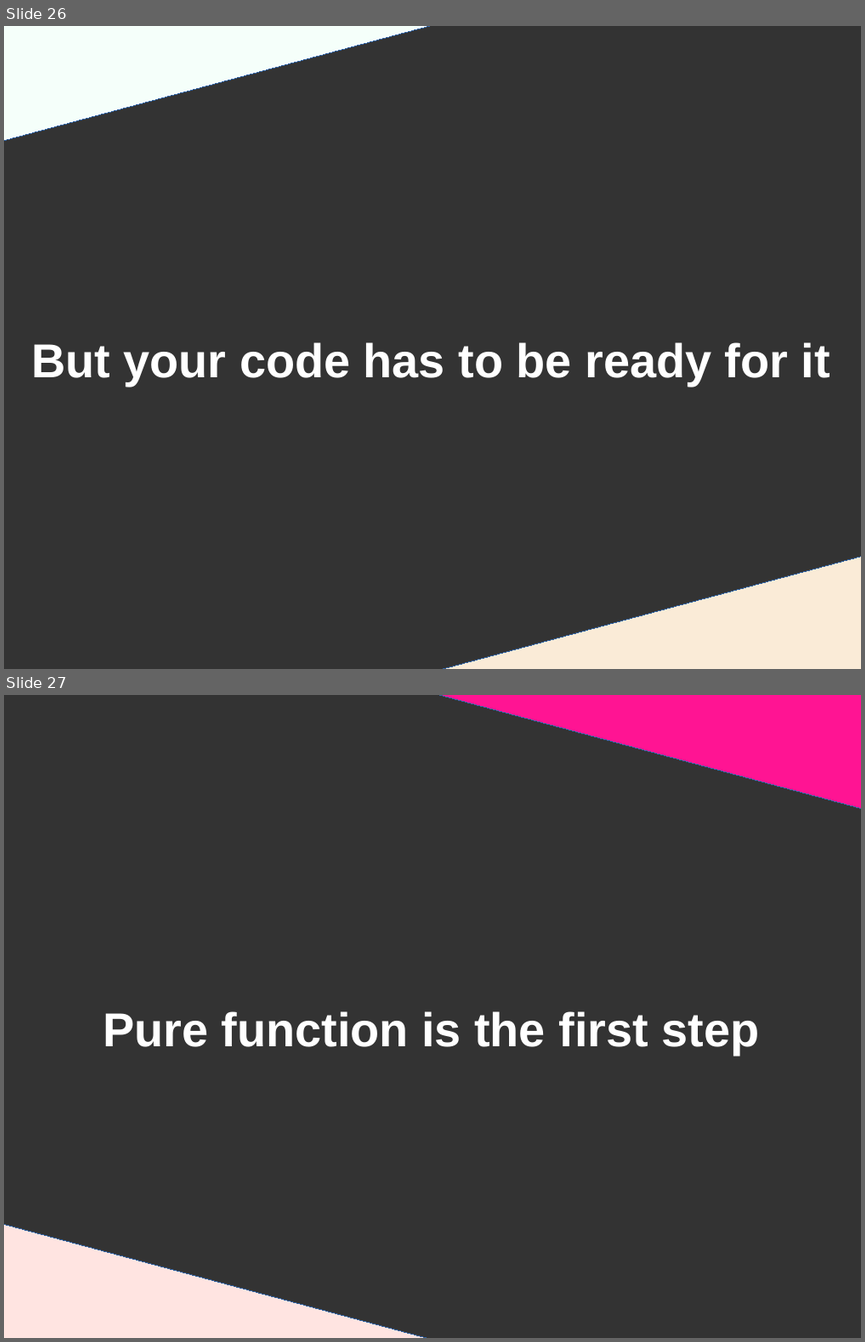
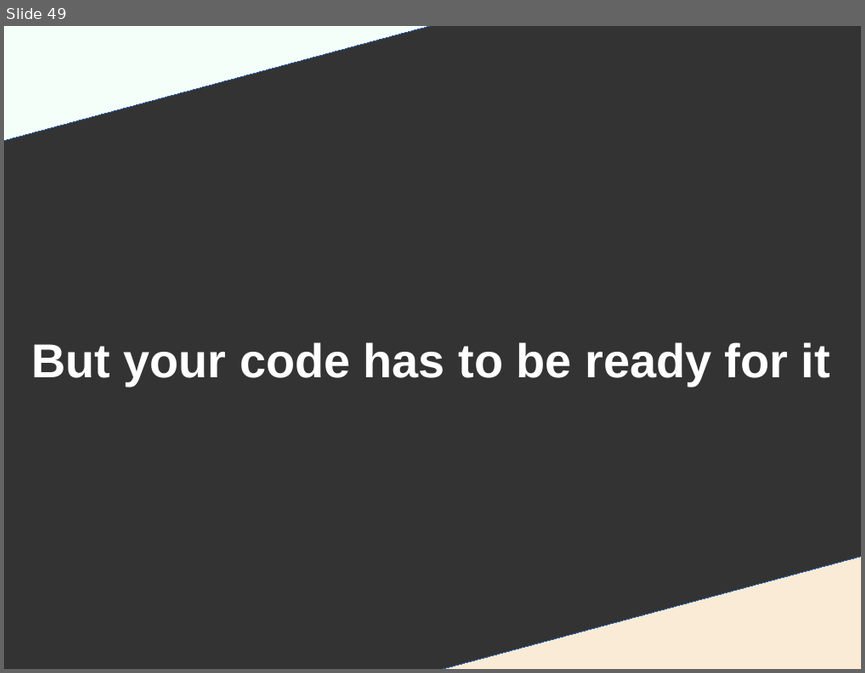
Before and after one commit to DanYellow/presentations, a slide deck: react-redux-101/presentation.odp. Shown one above the other, each under a label of ours: slides 26 and 27 before the commit, slide 49 after it. The pictures are 865x1342 and 865x673 pixels, drawn with LibreOffice and Linux fonts; fonts in the diff are those of the drawing. Boxes give left, top, right and bottom in pixels: in the first picture for what was removed or moved away, otherwise in the second. Text is boxed around its words. In the diff, an @@ line names an element or a change of style, - is before the commit and + after.

```diff
--- a/react-redux-101/presentation.odp
+++ b/react-redux-101/presentation.odp
@@ slide 27 removed at <box>4,695,861,1338</box>, background #333333 @@
@@ right triangle removed at <box>422,695,861,810</box> @@
@@ title removed at <box>103,1011,759,1055</box> @@
-Pure function is the first step
@@ right triangle removed at <box>4,1224,447,1338</box> @@
@@ what was slide 26 is now slide 49 @@
```
Also in this commit, not shown: 6 slides changed, 22 slides added, 25 other files.
